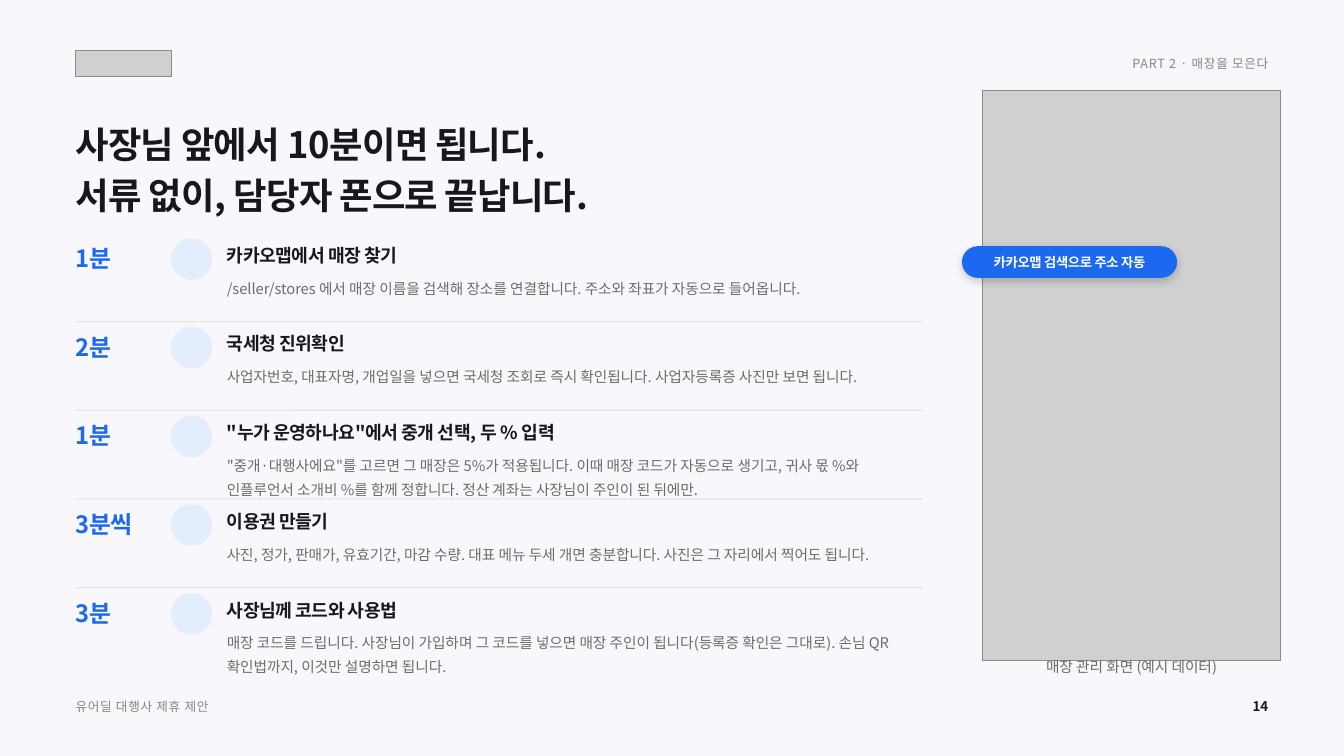
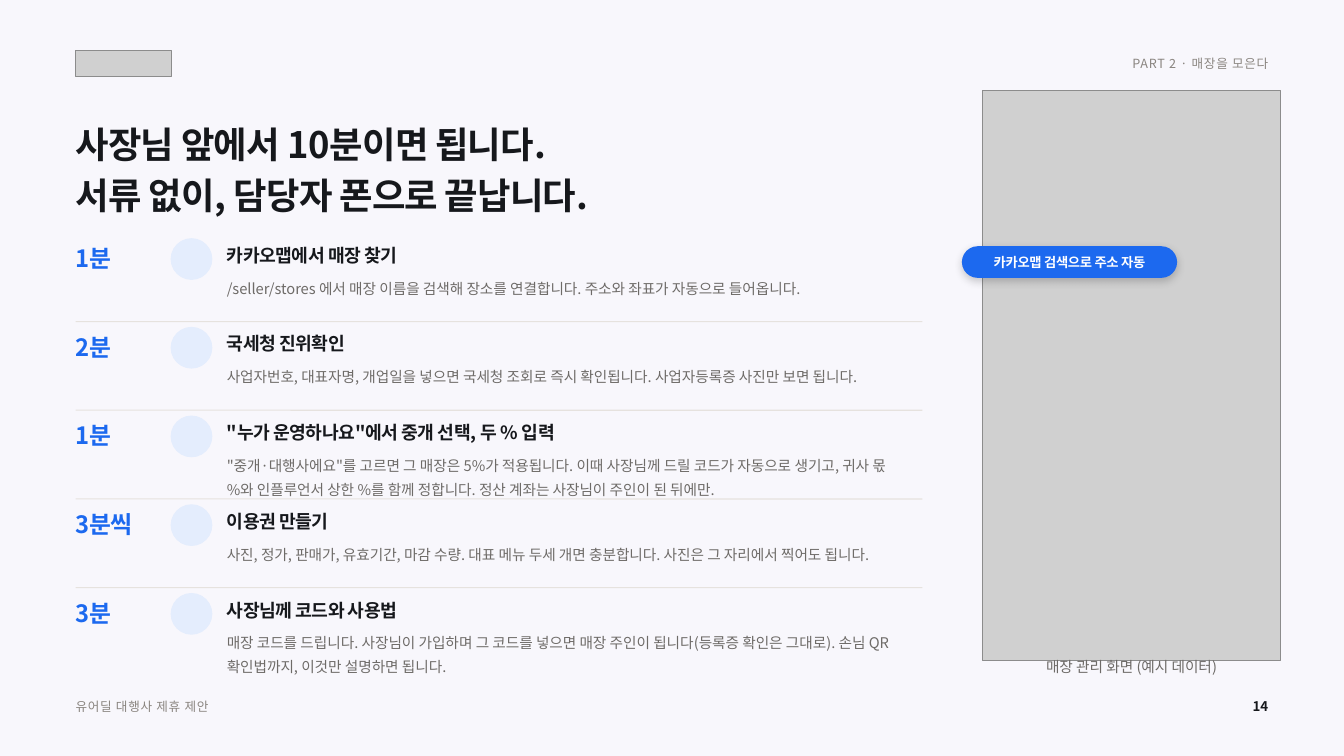
Before and after one commit to tobe2111/ur-live, a slide deck: slide 15 of docs/business/proposals/urdeal-agency-proposal.pptx. Drawn at 1344x756 pixels with LibreOffice and Linux fonts; fonts in the diff are those of the drawing; grey boxes stand for pictures; background and template pictures are left out. Boxes give left, top, right and bottom in pixels: in the first picture for what was removed or moved away, otherwise in the second. Text is boxed around its words. In the diff, an @@ line names an element or a change of style, - is before the commit and + after.

```diff
--- a/docs/business/proposals/urdeal-agency-proposal.pptx
+++ b/docs/business/proposals/urdeal-agency-proposal.pptx
@@ text at <box>227,459,886,496</box>: text changed @@
-"중개·대행사에요"를 고르면 그 매장은 5%가 적용됩니다. 이때 매장 코드가 자동으로 생기고, 귀사 몫 %와 인플루언서 소개비 %를 함께 정합니다. 정산 계좌는 사장님이 주인이 된 뒤에만.
+"중개·대행사에요"를 고르면 그 매장은 5%가 적용됩니다. 이때 사장님께 드릴 코드가 자동으로 생기고, 귀사 몫 %와 인플루언서 상한 %를 함께 정합니다. 정산 계좌는 사장님이 주인이 된 뒤에만.
```
Also in this commit, not shown: 11 other slides changed, 9 other files.
